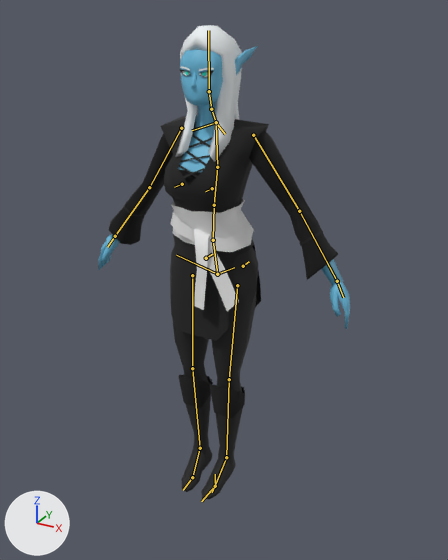
What one commit did to the Blender file Dancer-in-Shadow/Assets/Art/3D/PC/shinnareth11.blend.
Before and after are seen from a 50 mm camera at (1.104, -1.922, 1.913) aimed at (0.025, 0.038, 0.933). The lights are fixed; the arrows at lower left show +X, +Y and +Z. The bones that bend it are drawn over the model as lines.

Objects in the first picture: 'Body', 'Ears', 'Face', 'Hair', 'Shinna_Boots', 'Shinna_Clothing', 'Shinna_Hosen'.
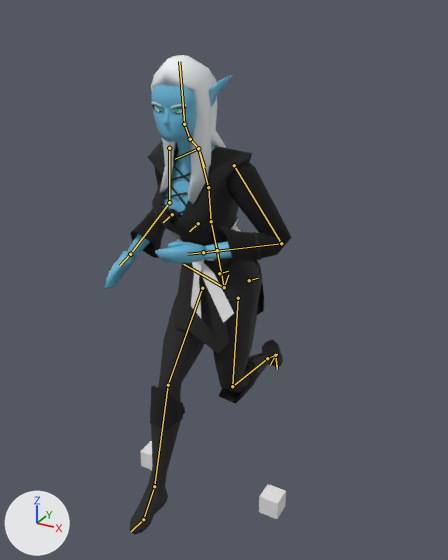
The newer file adds an action. The first version stands in its rest pose; the second is drawn at frame 1 of the action 'Run_F'.

Location of each change, (x1, y1, x2, y2) in pixels of the pictures (448 x 560 px):
'Shinna_Clothing', posed (29% narrower): before (109, 116, 338, 341); after (130, 141, 292, 354)
'Body', posed: before (98, 49, 350, 489); after (104, 85, 266, 527)
'Shinna_Boots', posed (126% wider, 57% taller): before (178, 375, 245, 499); after (130, 339, 283, 534)
'Hair', posed (13% wider, 9% taller): before (176, 25, 242, 162); after (151, 55, 226, 204)
'Shinna_Hosen', posed: before (170, 247, 258, 392); after (158, 276, 265, 404)
'Cube', now drawn: after (259, 484, 286, 519)
'Ears', posed: before (235, 46, 258, 76); after (209, 75, 232, 107)
'Face', posed (9% taller): before (179, 67, 214, 88); after (151, 102, 187, 125)
'Cube.001', now drawn: after (140, 441, 152, 470)
bone 'Hips', root to tip: before (217, 274) to (213, 240); after (224, 287) to (217, 250)
bone 'Toe.Rotation.L', root to tip: before (215, 486) to (201, 501); after (275, 355) to (277, 369)

The edits, one by one:
Bone 'Hips' (bone_hips) moves from (0.0, 0.0, 0.0) to (0.028, -0.049, 0.011).
Bone 'Hips' (bone_hips) turns from (0, 0, 0) to (-8, -15, 11) degrees about its own x, y and z.
Bone 'IK.Back' (bone_ik_back) moves from (0.0, 0.0, 0.0) to (0.062, 0.0, -0.042).
Bone 'IK.Head' (bone_ik_head) moves from (0.0, 0.0, 0.0) to (0.0, -0.083, 0.163).
Bone 'IK.Head' (bone_ik_head) turns from (0, 0, 0) to (6, 0, 0) degrees about its own x, y and z.
Bone 'IK.Hand.L' (bone_ik_hand_l) moves from (0.0, 0.0, 0.0) to (0.224, -0.238, 0.374).
Bone 'IK.Hand.L' (bone_ik_hand_l) turns from (0, 0, 0) to (91, 20, -24) degrees about its own x, y and z.
Bone 'IK.Elbow.L' (bone_ik_elbow_l) moves from (0.0, 0.0, 0.0) to (-0.38, -0.036, 0.188).
Bone 'Toe.Rotation.L' (bone_toe_rotation_l) moves from (0.0, 0.0, 0.0) to (-0.032, -0.605, -0.339).
Bone 'Toe.Rotation.L' (bone_toe_rotation_l) turns from (0, 0, 0) to (110, -1, -4) degrees about its own x, y and z.
Bone 'IK.Hand.R' (bone_ik_hand_r) moves from (0.0, 0.0, 0.0) to (-0.173, -0.093, 0.214).
Bone 'IK.Hand.R' (bone_ik_hand_r) turns from (0, 0, 0) to (38, 14, 15) degrees about its own x, y and z.
Bone 'IK.Elbow.R' (bone_ik_elbow_r) moves from (0.0, 0.0, 0.0) to (0.036, -0.016, 0.059).
Bone 'Toe.Rotation.R' (bone_toe_rotation_r) moves from (0.0, 0.0, 0.0) to (-0.014, 0.363, -0.073).
Bone 'Toe.Rotation.R' (bone_toe_rotation_r) turns from (0, 0, 0) to (-11, 0, 0) degrees about its own x, y and z.
